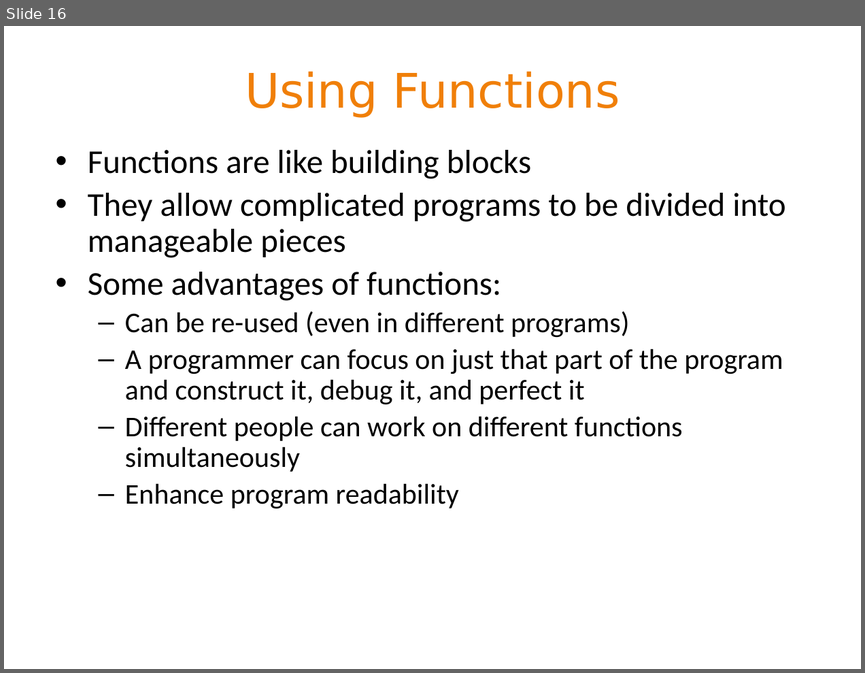
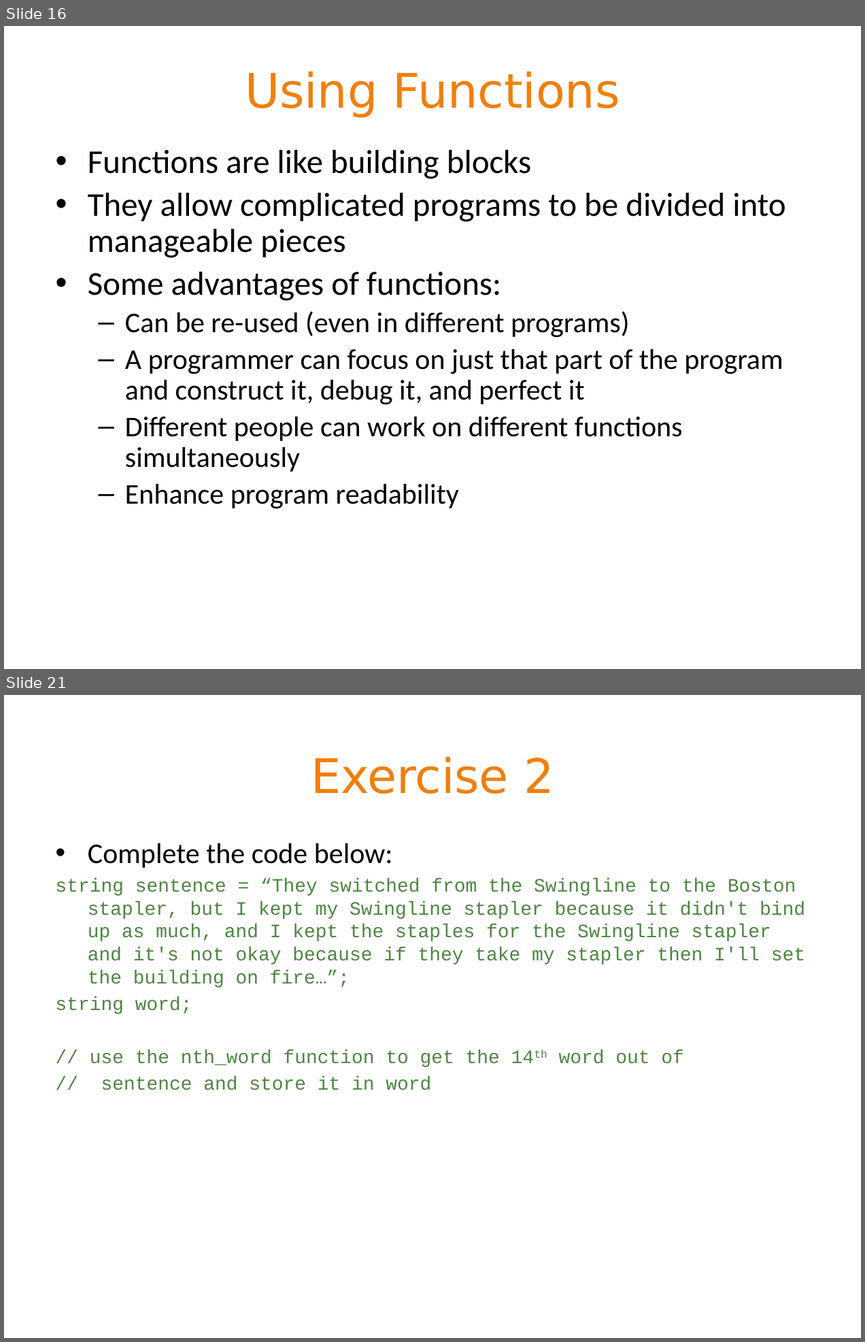
Before and after one commit to BeiyuLinCS/beiyulin.github.io, a slide deck: teach/spring_21/1370/slides/week6_2.pptx. Shown one above the other, each under a label of ours: slide 16 before the commit, slides 16 and 21 after it; the slides between them are not shown. The pictures are 865x673 and 865x1342 pixels, drawn with LibreOffice and Linux fonts; fonts in the diff are those of the drawing. Boxes give left, top, right and bottom in pixels: in the first picture for what was removed or moved away, otherwise in the second. Text is boxed around its words. In the diff, an @@ line names an element or a change of style, - is before the commit and + after.

```diff
--- a/teach/spring_21/1370/slides/week6_2.pptx
+++ b/teach/spring_21/1370/slides/week6_2.pptx
@@ slide 21 added at [4, 695, 861, 1338], background #FFFFFF @@
@@ title added at [311, 756, 554, 794], 40 pt, text #F07F09 @@
+Exercise 2
@@ text added at [56, 843, 805, 1090], 16 pt, text #4E8542 @@
+• Complete the code below:
+string sentence = “They switched from the Swingline to the Boston stapler, but I kept my Swingline stapler because it didn't bind up as much, and I kept the staples for the Swingline stapler and it's not okay because if they take my stapler then I'll set the building on fire…”;
+string word;
+// use the nth_word function to get the 14th word out of
+// sentence and store it in word
```
Also in this commit, not shown: 2 slides changed, 5 other slides added, 12 other files.
